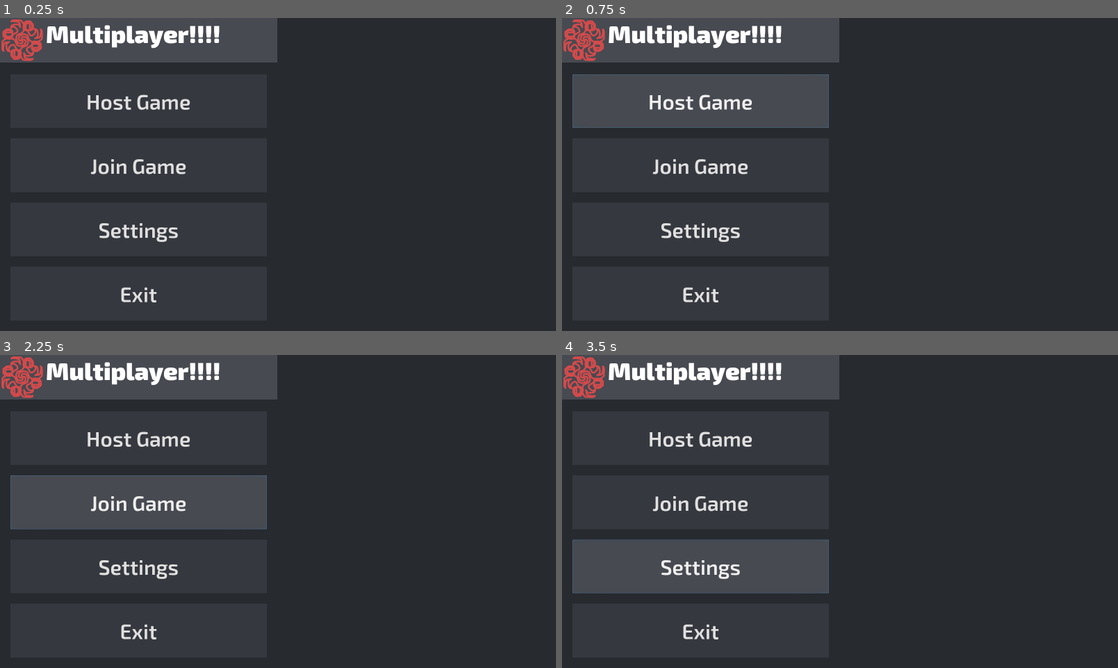
Above: before the commit, frames 1-4 (two rows, left to right).
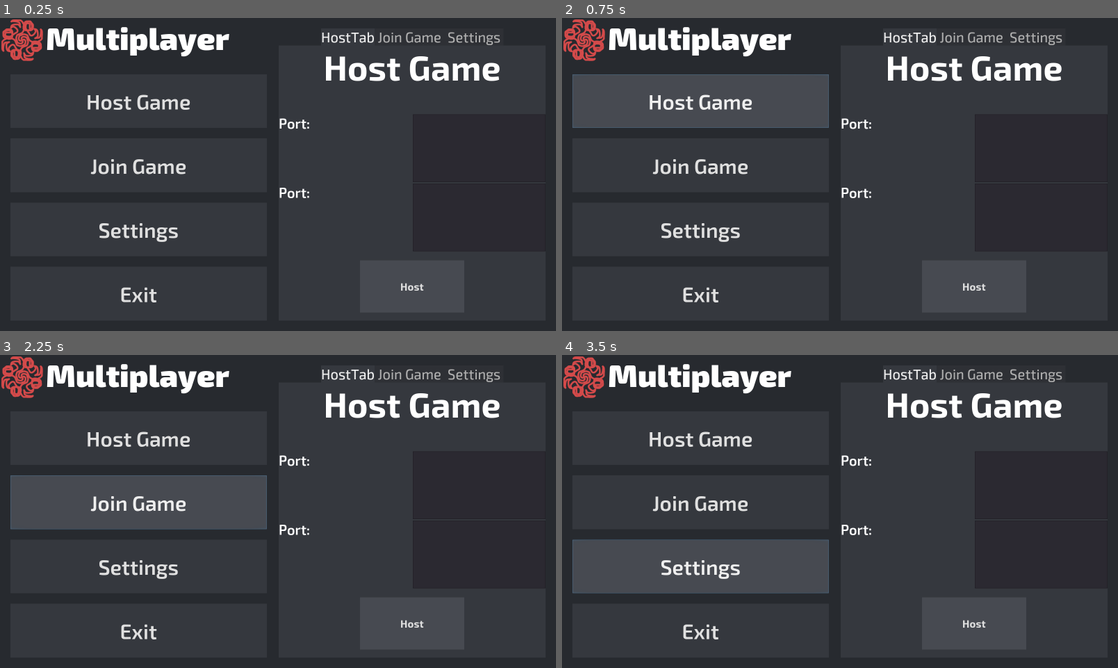
Above: after the commit, the same moments.

Repository: JamesHund/Multiplayer
Game: Godot game, scene res://scenes/Main.tscn
Two runs of this game, one before a commit and one after it. Both use one fixed random seed, a clock stepped at 60 frames per second and the inputs below.
Inputs (mouse positions are in pixels of both pictures, inside the frame that each line leads up to):
- Up to frame 1 (0.25 s): no input
- Up to frame 2 (0.75 s): click "Host Game" at 0.5 s
- Up to frame 3 (2.25 s): click (411, 624) at 1.25 s, where only the run after the commit has a clickable "Host"; click "Join Game" at 2 s
- Up to frame 4 (3.5 s): click "Settings" at 2.75 s

The runs differ from the first frame. In frame 1, 11% of the frame differs, in the area x 0-90%, y 0-94%; in frame 2, 11%; in frame 3, 11%; in frame 4, 11%.

Commit message:
Work on MainMenu and HostTab

Diff:
--- a/scenes/gui/MainMenu.tscn
+++ b/scenes/gui/MainMenu.tscn
@@ -1,33 +1,55 @@
-[gd_scene load_steps=14 format=2]
+[gd_scene load_steps=21 format=2]
 
 [ext_resource path="res://scripts/guicomponents/MainMenu.gd" type="Script" id=1]
 [ext_resource path="res://textures/gui/grey3.png" type="Texture" id=2]
-[ext_resource path="res://textures/gui/grey4.png" type="Texture" id=3]
-[ext_resource path="res://icon.png" type="Texture" id=4]
-[ext_resource path="res://fonts/Exo2-Black.otf" type="DynamicFontData" id=5]
+[ext_resource path="res://icon.png" type="Texture" id=3]
+[ext_resource path="res://fonts/Exo2-Black.otf" type="DynamicFontData" id=4]
+[ext_resource path="res://textures/gui/grey4.png" type="Texture" id=5]
 [ext_resource path="res://textures/gui/grey2.png" type="Texture" id=6]
 [ext_resource path="res://textures/gui/grey1.png" type="Texture" id=7]
 [ext_resource path="res://fonts/Exo2-SemiBold.otf" type="DynamicFontData" id=8]
+[ext_resource path="res://fonts/Exo2-Medium.otf" type="DynamicFontData" id=9]
+[ext_resource path="res://scenes/gui/guicomponents/HostTab.tscn" type="PackedScene" id=10]
 
-[sub_resource type="DynamicFont" id=5]
-size = 70
-font_data = ExtResource( 5 )
+[sub_resource type="DynamicFont" id=1]
+size = 90
+font_data = ExtResource( 4 )
+
+[sub_resource type="StyleBoxTexture" id=2]
+texture = ExtResource( 5 )
+region_rect = Rect2( 0, 0, 256, 256 )
 
 [sub_resource type="StyleBoxTexture" id=3]
-texture = ExtResource( 3 )
+texture = ExtResource( 6 )
 region_rect = Rect2( 0, 0, 256, 256 )
 
 [sub_resource type="StyleBoxTexture" id=4]
+texture = ExtResource( 7 )
+region_rect = Rect2( 0, 0, 256, 256 )
+
+[sub_resource type="DynamicFont" id=5]
+size = 60
+font_data = ExtResource( 8 )
+
+[sub_resource type="StyleBoxTexture" id=6]
+texture = ExtResource( 7 )
+region_rect = Rect2( 0, 0, 256, 256 )
+
+[sub_resource type="StyleBoxTexture" id=9]
 texture = ExtResource( 6 )
 region_rect = Rect2( 0, 0, 256, 256 )
 
-[sub_resource type="StyleBoxTexture" id=1]
+[sub_resource type="StyleBoxTexture" id=7]
+texture = ExtResource( 6 )
+region_rect = Rect2( 0, 0, 256, 256 )
+
+[sub_resource type="StyleBoxTexture" id=8]
 texture = ExtResource( 7 )
 region_rect = Rect2( 0, 0, 256, 256 )
 
-[sub_resource type="DynamicFont" id=2]
-size = 60
-font_data = ExtResource( 8 )
+[sub_resource type="DynamicFont" id=10]
+size = 40
+font_data = ExtResource( 9 )
 
 [node name="MainMenu" type="MarginContainer"]
 anchor_right = 1.0
@@ -44,6 +66,7 @@
 margin_bottom = 900.0
 
 [node name="LeftPanelContainer" type="VBoxContainer" parent="TabContainer"]
+editor/display_folded = true
 margin_right = 798.0
 margin_bottom = 900.0
 size_flags_horizontal = 3
@@ -53,11 +76,6 @@
 margin_bottom = 128.0
 rect_min_size = Vector2( 60, 120 )
 
-[node name="NinePatchRect" type="NinePatchRect" parent="TabContainer/LeftPanelContainer/LeftPanelTitleContainer"]
-margin_right = 798.0
-margin_bottom = 128.0
-texture = ExtResource( 3 )
-
 [node name="HBoxContainer" type="HBoxContainer" parent="TabContainer/LeftPanelContainer/LeftPanelTitleContainer"]
 margin_right = 798.0
 margin_bottom = 128.0
@@ -65,17 +83,18 @@
 [node name="TextureRect" type="TextureRect" parent="TabContainer/LeftPanelContainer/LeftPanelTitleContainer/HBoxContainer"]
 margin_right = 128.0
 margin_bottom = 128.0
-texture = ExtResource( 4 )
+texture = ExtResource( 3 )
 
 [node name="RichTextLabel" type="RichTextLabel" parent="TabContainer/LeftPanelContainer/LeftPanelTitleContainer/HBoxContainer"]
 margin_left = 132.0
 margin_right = 798.0
 margin_bottom = 128.0
 size_flags_horizontal = 3
-custom_fonts/normal_font = SubResource( 5 )
-text = "Multiplayer!!!!"
+custom_fonts/normal_font = SubResource( 1 )
+text = "Multiplayer"
 
 [node name="MarginContainer" type="MarginContainer" parent="TabContainer/LeftPanelContainer"]
+editor/display_folded = true
 margin_top = 132.0
 margin_right = 798.0
 margin_bottom = 900.0
@@ -97,10 +116,10 @@
 margin_right = 738.0
 margin_bottom = 154.0
 size_flags_vertical = 3
-custom_styles/hover = SubResource( 3 )
-custom_styles/pressed = SubResource( 4 )
-custom_styles/normal = SubResource( 1 )
-custom_fonts/font = SubResource( 2 )
+custom_styles/hover = SubResource( 2 )
+custom_styles/pressed = SubResource( 3 )
+custom_styles/normal = SubResource( 4 )
+custom_fonts/font = SubResource( 5 )
 text = "Host Game"
 
 [node name="JoinGame" type="Button" parent="TabContainer/LeftPanelContainer/MarginContainer/ButtonsContainer"]
@@ -108,10 +127,10 @@
 margin_right = 738.0
 margin_bottom = 338.0
 size_flags_vertical = 3
-custom_styles/hover = SubResource( 3 )
-custom_styles/pressed = SubResource( 4 )
-custom_styles/normal = SubResource( 1 )
-custom_fonts/font = SubResource( 2 )
+custom_styles/hover = SubResource( 2 )
+custom_styles/pressed = SubResource( 3 )
+custom_styles/normal = SubResource( 4 )
+custom_fonts/font = SubResource( 5 )
 text = "Join Game"
 
 [node name="Settings" type="Button" parent="TabContainer/LeftPanelContainer/MarginContainer/ButtonsContainer"]
@@ -119,10 +138,10 @@
 margin_right = 738.0
 margin_bottom = 522.0
 size_flags_vertical = 3
-custom_styles/hover = SubResource( 3 )
-custom_styles/pressed = SubResource( 4 )
-custom_styles/normal = SubResource( 1 )
-custom_fonts/font = SubResource( 2 )
+custom_styles/hover = SubResource( 2 )
+custom_styles/pressed = SubResource( 3 )
+custom_styles/normal = SubResource( 4 )
+custom_fonts/font = SubResource( 5 )
 text = "Settings"
 
 [node name="Exit" type="Button" parent="TabContainer/LeftPanelContainer/MarginContainer/ButtonsContainer"]
@@ -130,10 +149,10 @@
 margin_right = 738.0
 margin_bottom = 708.0
 size_flags_vertical = 3
-custom_styles/hover = SubResource( 3 )
-custom_styles/pressed = SubResource( 4 )
-custom_styles/normal = SubResource( 1 )
-custom_fonts/font = SubResource( 2 )
+custom_styles/hover = SubResource( 2 )
+custom_styles/pressed = SubResource( 3 )
+custom_styles/normal = SubResource( 4 )
+custom_fonts/font = SubResource( 5 )
 text = "Exit"
 
 [node name="RightPanelContainer" type="MarginContainer" parent="TabContainer"]
@@ -141,6 +160,37 @@
 margin_right = 1600.0
 margin_bottom = 900.0
 size_flags_horizontal = 3
+custom_constants/margin_right = 30
+custom_constants/margin_top = 30
+custom_constants/margin_bottom = 30
+
+[node name="TabContainer" type="TabContainer" parent="TabContainer/RightPanelContainer"]
+margin_top = 30.0
+margin_right = 768.0
+margin_bottom = 870.0
+size_flags_horizontal = 3
+custom_styles/tab_fg = SubResource( 6 )
+custom_styles/tab_disabled = SubResource( 9 )
+custom_styles/tab_bg = SubResource( 7 )
+custom_styles/panel = SubResource( 8 )
+custom_fonts/font = SubResource( 10 )
+custom_constants/hseparation = 2
+custom_constants/label_valign_bg = 20
+
+[node name="HostTab" parent="TabContainer/RightPanelContainer/TabContainer" instance=ExtResource( 10 )]
+margin_top = 49.0
+
+[node name=" Join Game " type="VBoxContainer" parent="TabContainer/RightPanelContainer/TabContainer"]
+visible = false
+anchor_right = 1.0
+anchor_bottom = 1.0
+margin_top = 49.0
+
+[node name=" Settings " type="ScrollContainer" parent="TabContainer/RightPanelContainer/TabContainer"]
+visible = false
+anchor_right = 1.0
+anchor_bottom = 1.0
+margin_top = 49.0
 [connection signal="pressed" from="TabContainer/LeftPanelContainer/MarginContainer/ButtonsContainer/HostGame" to="." method="_on_HostGame_pressed"]
 [connection signal="pressed" from="TabContainer/LeftPanelContainer/MarginContainer/ButtonsContainer/JoinGame" to="." method="_on_JoinGame_pressed"]
 [connection signal="pressed" from="TabContainer/LeftPanelContainer/MarginContainer/ButtonsContainer/Settings" to="." method="_on_Settings_pressed"]
--- a/scenes/gui/guicomponents/HostTab.tscn
+++ b/scenes/gui/guicomponents/HostTab.tscn
@@ -1,15 +1,28 @@
-[gd_scene load_steps=2 format=2]
+[gd_scene load_steps=8 format=2]
 
-[ext_resource path="res://textures/gui/grey1.png" type="Texture" id=1]
+[ext_resource path="res://fonts/Exo2-Bold.otf" type="DynamicFontData" id=1]
+[ext_resource path="res://fonts/Exo2-SemiBold.otf" type="DynamicFontData" id=2]
+[ext_resource path="res://textures/gui/grey4.png" type="Texture" id=3]
+
+[sub_resource type="DynamicFont" id=1]
+size = 100
+font_data = ExtResource( 1 )
+
+[sub_resource type="DynamicFont" id=2]
+size = 40
+font_data = ExtResource( 2 )
+
+[sub_resource type="StyleBoxTexture" id=3]
+texture = ExtResource( 3 )
+region_rect = Rect2( 0, 0, 256, 256 )
+
+[sub_resource type="DynamicFont" id=4]
+size = 30
+font_data = ExtResource( 1 )
 
 [node name="HostTab" type="MarginContainer"]
 anchor_right = 1.0
 anchor_bottom = 1.0
-
-[node name="NinePatchRect" type="NinePatchRect" parent="."]
-margin_right = 1600.0
-margin_bottom = 900.0
-texture = ExtResource( 1 )
 
 [node name="VBoxContainer" type="VBoxContainer" parent="."]
 margin_right = 1600.0
@@ -17,14 +30,76 @@
 
 [node name="RichTextLabel" type="RichTextLabel" parent="VBoxContainer"]
 margin_right = 1600.0
-margin_bottom = 100.0
-rect_min_size = Vector2( 0, 100 )
+margin_bottom = 222.0
+size_flags_horizontal = 3
+size_flags_vertical = 3
+custom_fonts/normal_font = SubResource( 1 )
+bbcode_enabled = true
+bbcode_text = "[center]Host Game"
+text = "Host Game"
+scroll_active = false
 
-[node name="VBoxContainer" type="VBoxContainer" parent="VBoxContainer"]
-margin_top = 104.0
+[node name="HBoxContainer" type="HBoxContainer" parent="VBoxContainer"]
+margin_top = 226.0
+margin_right = 1600.0
+margin_bottom = 448.0
+size_flags_horizontal = 3
+size_flags_vertical = 3
+
+[node name="RichTextLabel" type="RichTextLabel" parent="VBoxContainer/HBoxContainer"]
+margin_right = 798.0
+margin_bottom = 222.0
+size_flags_horizontal = 3
+custom_fonts/normal_font = SubResource( 2 )
+bbcode_enabled = true
+bbcode_text = "Port:"
+text = "Port:"
+scroll_active = false
+
+[node name="TextEdit" type="TextEdit" parent="VBoxContainer/HBoxContainer"]
+margin_left = 802.0
+margin_right = 1600.0
+margin_bottom = 222.0
+size_flags_horizontal = 7
+
+[node name="HBoxContainer2" type="HBoxContainer" parent="VBoxContainer"]
+margin_top = 452.0
+margin_right = 1600.0
+margin_bottom = 674.0
+size_flags_horizontal = 3
+size_flags_vertical = 3
+
+[node name="RichTextLabel" type="RichTextLabel" parent="VBoxContainer/HBoxContainer2"]
+margin_right = 798.0
+margin_bottom = 222.0
+size_flags_horizontal = 3
+custom_fonts/normal_font = SubResource( 2 )
+bbcode_enabled = true
+bbcode_text = "Port:"
+text = "Port:"
+scroll_active = false
+
+[node name="TextEdit" type="TextEdit" parent="VBoxContainer/HBoxContainer2"]
+margin_left = 802.0
+margin_right = 1600.0
+margin_bottom = 222.0
+size_flags_horizontal = 7
+
+[node name="MarginContainer3" type="CenterContainer" parent="VBoxContainer"]
+margin_top = 678.0
 margin_right = 1600.0
 margin_bottom = 900.0
+size_flags_horizontal = 3
 size_flags_vertical = 3
 
-[node name="TextEdit" type="TextEdit" parent="VBoxContainer/VBoxContainer"]
-margin_right = 1600.0
+[node name="Button" type="Button" parent="VBoxContainer/MarginContainer3"]
+margin_left = 650.0
+margin_top = 36.0
+margin_right = 950.0
+margin_bottom = 186.0
+rect_min_size = Vector2( 300, 150 )
+size_flags_horizontal = 3
+size_flags_vertical = 3
+custom_styles/normal = SubResource( 3 )
+custom_fonts/font = SubResource( 4 )
+text = "Host"
